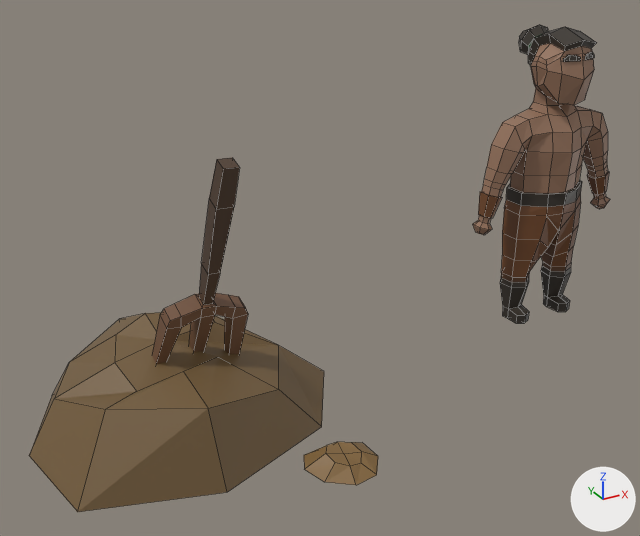
The Blender file SourceAssets/Props/SettlementProps/FarmProps/FarmProps.blend, before and after one commit.
Both versions are drawn from a 50 mm camera at (-0.65, -2.06, 1.38) aimed at (0.47, -0.03, 0.37). The lights are fixed; the arrows at lower right show +X, +Y and +Z. The first picture is the older version. Mesh edges are drawn as thin lines.

Objects in the first picture: 'DirtWithHoe', 'NativeMan01'.
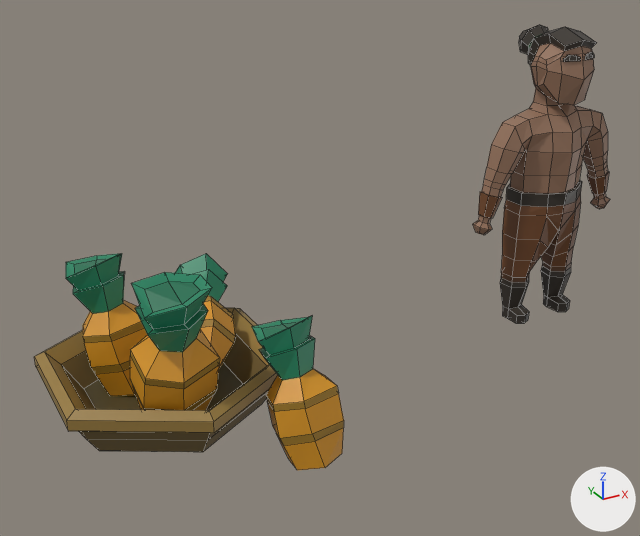
Edits to the bpy script that builds the scene:
```text
Add me_circle_004:
    me_circle_004.from_pydata(...)  # 294 vertices, 284 faces; spans x -0.95..1.1, y -1.34..1.09, z -0.06..1.61
    me_circle_004.materials.append(mat_material)  # picture img_colorpalette_png
Change ob_dirtwithhoe:
    add ob_dirtwithhoe.hide_set(True)
Add ob_bigbasketwithananas:
    ob_bigbasketwithananas = bpy.data.objects.new('bigBasketWithAnanas', me_circle_004)
    ob_bigbasketwithananas.location = (0.0, 0.0, 0.0)
    ob_bigbasketwithananas.scale = (0.325, 0.325, 0.325)
```

What differs and where, as boxes (x1, y1, x2, y2) in the pictures (640 x 536 px):
'DirtWithHoe', hidden (brown)
    before: (29, 158, 378, 512)
'bigBasketWithAnanas', added
    after: (34, 253, 344, 470)
